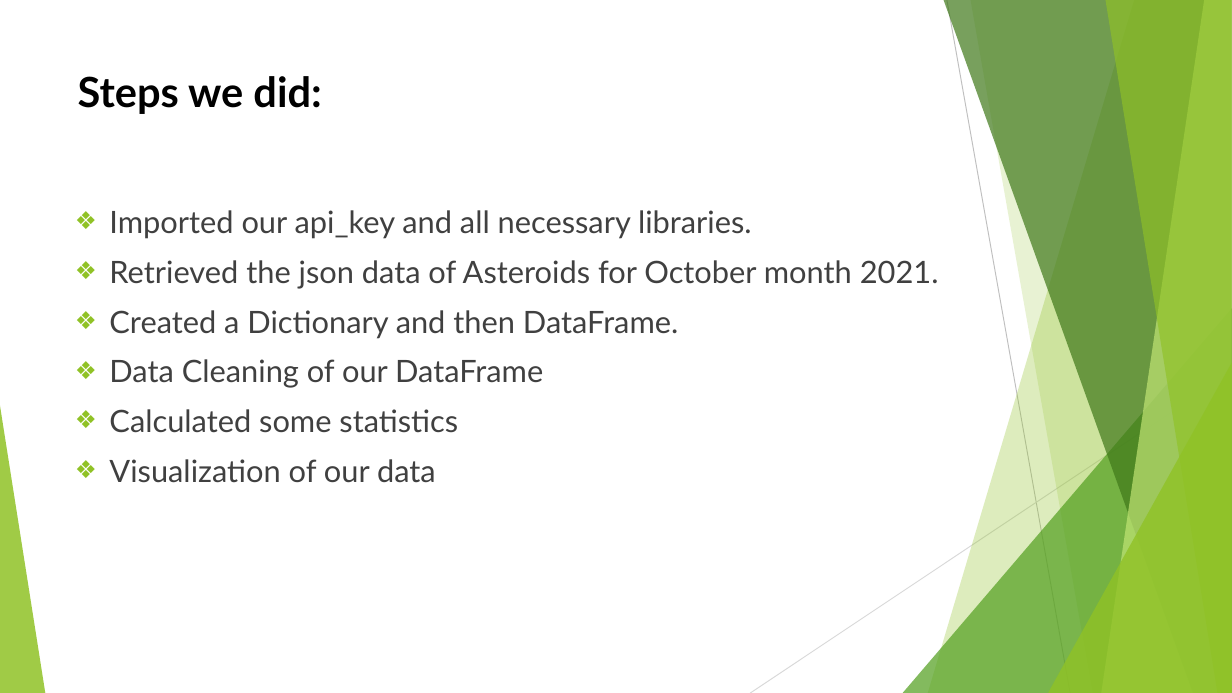
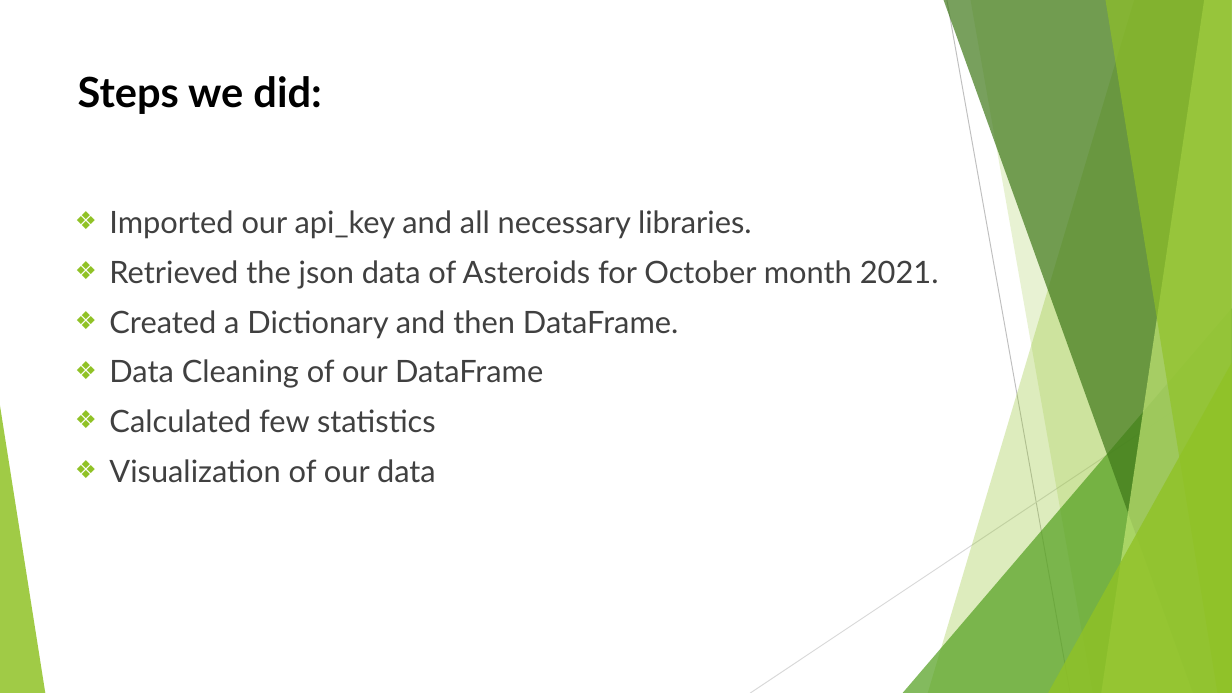
Before and after one commit to mangaioct6/Exploratory_project, a slide deck: slide 2 of ExploratoryProjectSlides.pptx. Drawn at 1232x693 pixels with LibreOffice and Linux fonts; fonts in the diff are those of the drawing. Boxes give left, top, right and bottom in pixels: in the first picture for what was removed or moved away, otherwise in the second. Text is boxed around its words. In the diff, an @@ line names an element or a change of style, - is before the commit and + after.

```diff
--- a/ExploratoryProjectSlides.pptx
+++ b/ExploratoryProjectSlides.pptx
@@ text at (109, 409, 436, 433): text changed @@
-❖ Calculated some statistics
+❖ Calculated few statistics
```
Also in this commit, not shown: 3 other slides changed.
